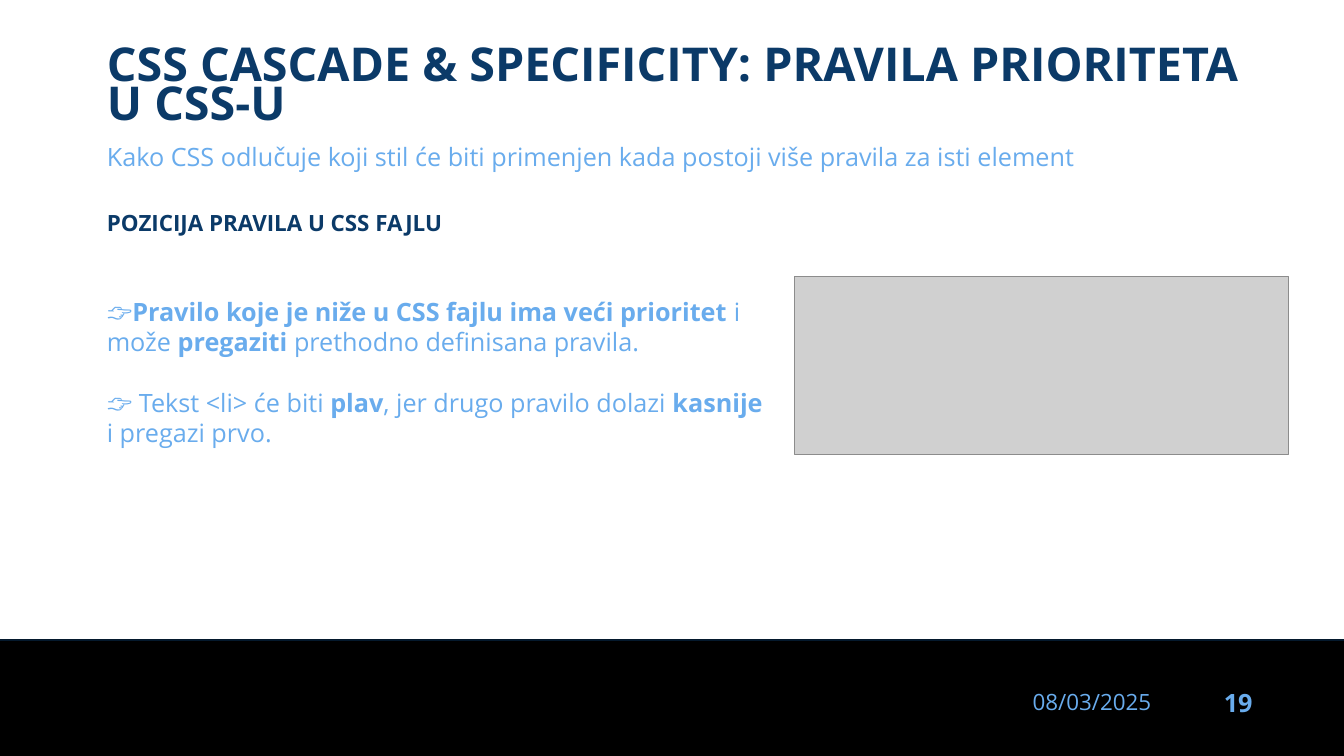
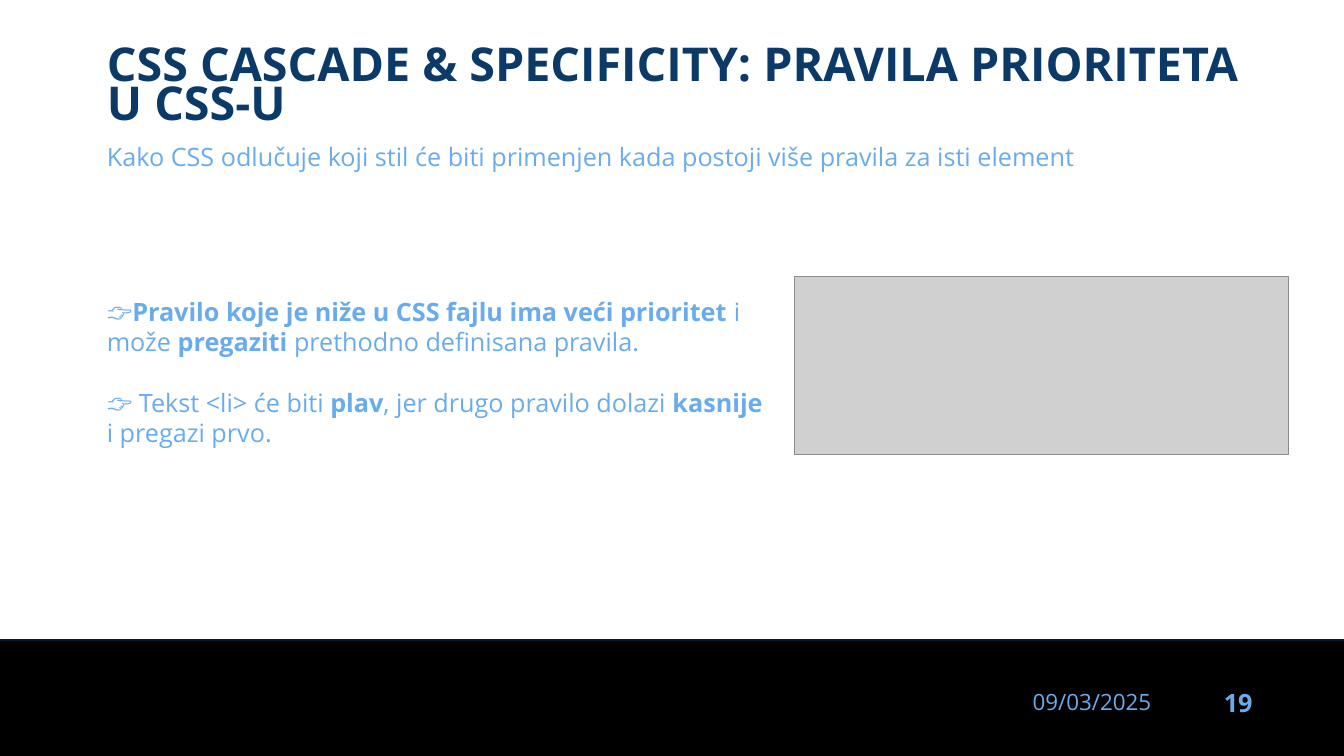
Before and after one commit to dinoDuvnjak/CTK, a slide deck: slide 19 of Bootcamp/css-uvod/css-uvod.pptx. Drawn at 1344x756 pixels with LibreOffice and Linux fonts; fonts in the diff are those of the drawing; grey boxes stand for pictures; background and template pictures are left out. Boxes give left, top, right and bottom in pixels: in the first picture for what was removed or moved away, otherwise in the second. Text is boxed around its words. In the diff, an @@ line names an element or a change of style, - is before the commit and + after.

```diff
--- a/Bootcamp/css-uvod/css-uvod.pptx
+++ b/Bootcamp/css-uvod/css-uvod.pptx
@@ title removed at bbox=[107, 214, 503, 327] @@
-POZICIJA PRAVILA U CSS FAJLU
@@ text at bbox=[1033, 693, 1151, 711]: text changed @@
-08/03/2025
+09/03/2025
```
Also in this commit, not shown: 31 other slides changed, 1 slide removed.
